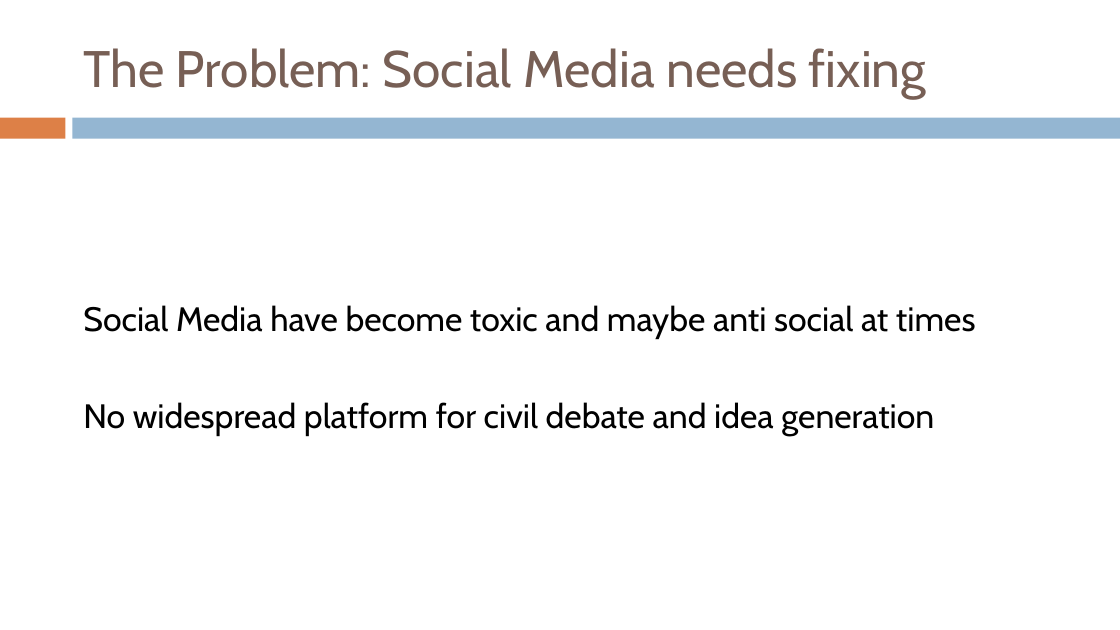
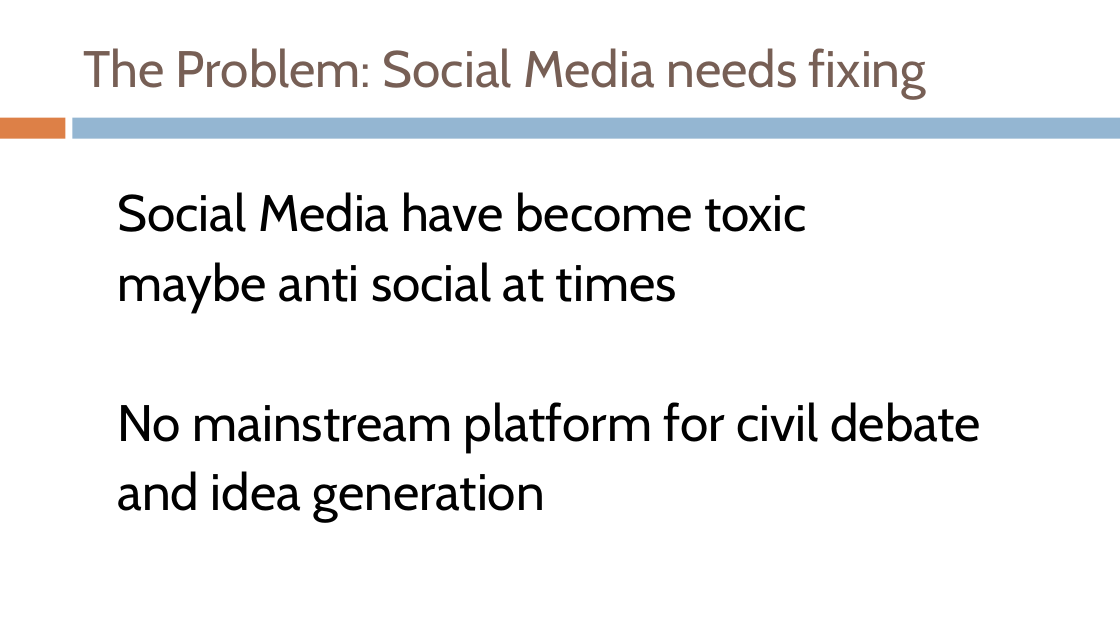
Before and after one commit to TetraPlex-org/central, a slide deck: slide 2 of TetraPlex deck 0.51.pptx. Drawn at 1120x630 pixels with LibreOffice and Linux fonts; fonts in the diff are those of the drawing. Boxes give left, top, right and bottom in pixels: in the first picture for what was removed or moved away, otherwise in the second. Text is boxed around its words. In the diff, an @@ line names an element or a change of style, - is before the commit and + after.

```diff
--- a/TetraPlex deck 0.51.pptx
+++ b/TetraPlex deck 0.51.pptx
@@ text at (x1=117, y1=192, x2=981, y2=521): text changed; size 29 to 44 pt @@
-Social Media have become toxic and maybe anti social at times
-No widespread platform for civil debate and idea generation
+Social Media have become toxic
+maybe anti social at times
+No mainstream platform for civil debate
+and idea generation
```
Also in this commit, not shown: 10 other slides changed.
